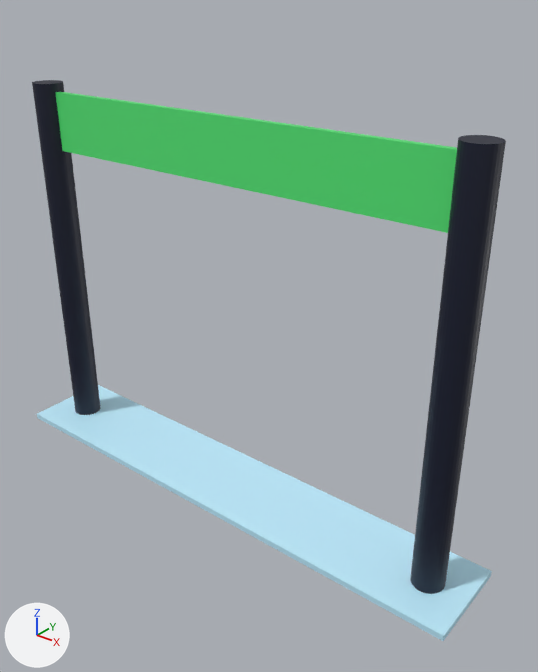
What one commit did to the FBX model models/decorations/goal.fbx.
Both versions are drawn from a camera (50 mm lens) standing at (1.4, -1.54, 1.56) and looking at (0.14, 0.04, 0.58). Every picture has the same lights, and +X, +Y and +Z are marked at lower left.

Script lines for the objects in view, before the commit:
```python
me_cube_001 = bpy.data.meshes.new('Cube.001')
me_cube_001.from_pydata(...)  # a box spanning x -0.88..0.88, y -0.15..0.15, z -0.01..0.01
me_cube_001.materials.append(mat_material)  # cyan #beecff
me_cube_002 = bpy.data.meshes.new('Cube.002')
me_cube_002.from_pydata(...)  # a box spanning x -0.731..0.731, y -0.01..0.01, z 1.033..1.22
me_cube_002.materials.append(mat_material_002)  # green #54e776
me_cylinder_001 = bpy.data.meshes.new('Cylinder.001')
me_cylinder_001.from_pydata(...)  # a 32-sided cylinder along z spanning x 0.7..0.8, y -0.05..0.05, z 0.0..1.25; a 32-sided cylinder along z spanning x -0.8..-0.7, y -0.05..0.05, z 0.0..1.25
me_cylinder_001.materials.append(mat_material_001)  # dark blue #0c142d
ob_floor = bpy.data.objects.new('Floor', me_cube_001)
ob_floor.location = (0.0, 0.0, 0.0)
ob_goal = bpy.data.objects.new('Goal', me_cube_002)
ob_goal.location = (0.0, 0.0, 0.0)
ob_posts = bpy.data.objects.new('Posts', me_cylinder_001)
ob_posts.location = (0.0, 0.0, 0.0)
```
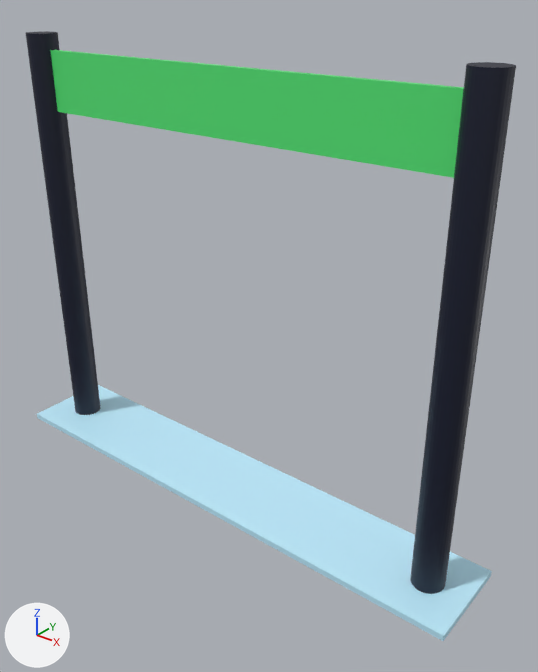
Edits to the scene script, one JSON object a line:
```json
{"block": "me_cylinder_001", "where": "me_cylinder_001.from_pydata(...)  # 128 vertices, 68 faces; spans x -0.8..0.8, y -0.05..0.05, z 0.0..1.25"}
{"block": "me_cylinder_001", "where": "# used by ob_posts; location = (0.0, 0.0, 0.0)"}
{"block": "me_cylinder_001", "change": "me_cylinder_001 part 1: the whole mesh is scaled about the mesh origin by (1, 1, 1.12)"}
{"op": "set", "path": "ob_goal.location", "old": "(0.0, 0.0, 0.0)", "new": "(0.0, 0.0, 0.126)"}
```

Pixel boxes [x1, y1, x2, y2] of what changed, in the pictures (538 x 672 px):
```json
{"object": "Goal", "change": "moved", "before": [55, 92, 457, 233], "after": [50, 50, 464, 178]}
{"object": "Posts", "change": "mesh rescaled", "before": [32, 80, 506, 594], "after": [26, 31, 516, 594], "on screen": "10% taller"}
```
